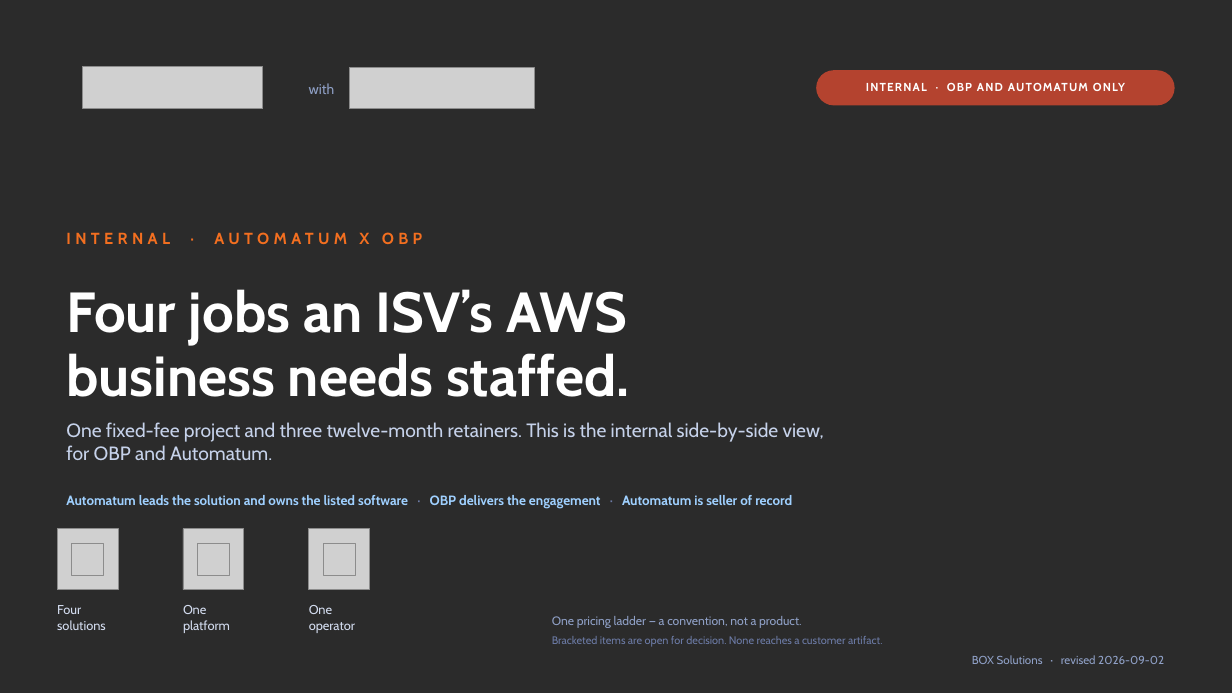
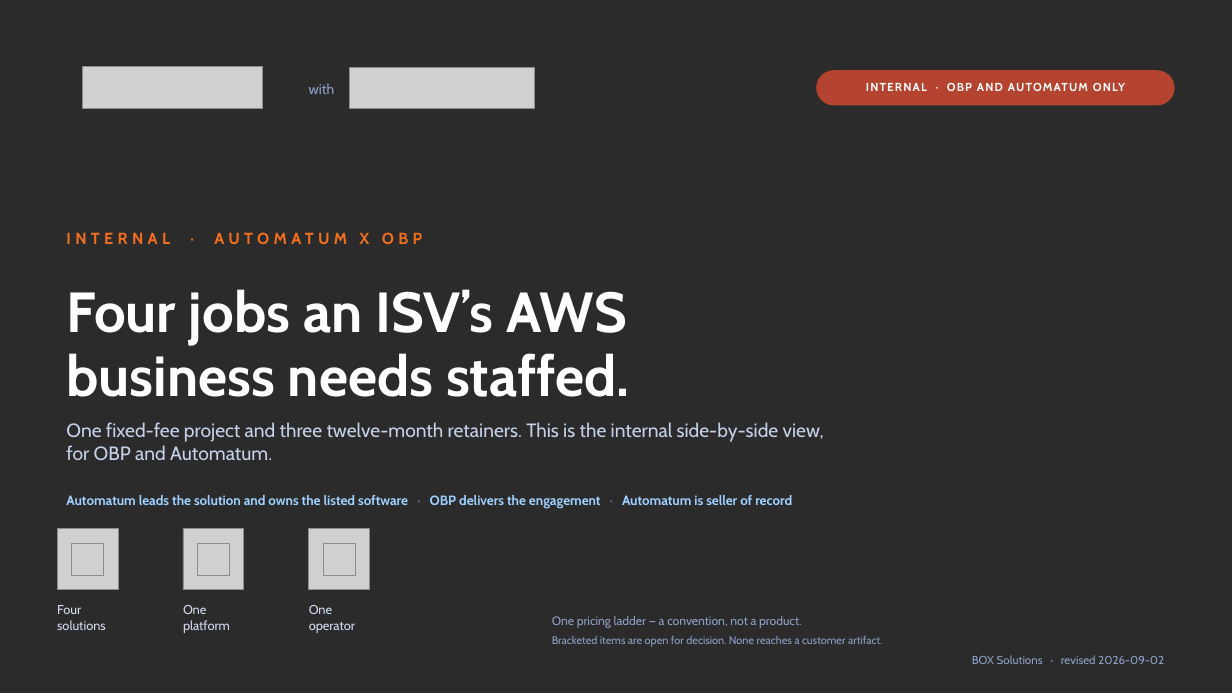
Before and after one commit to KianteEvans/barberbook, a slide deck: slide 1 of docs/deck/BOX_Solutions_Revised.pptx. Drawn at 1232x693 pixels with LibreOffice and Linux fonts; fonts in the diff are those of the drawing; grey boxes stand for pictures; background and template pictures are left out; a plain dark background stands for a picture behind light text. Boxes give left, top, right and bottom in pixels: in the first picture for what was removed or moved away, otherwise in the second. Text is boxed around its words. In the diff, an @@ line names an element or a change of style, - is before the commit and + after.

```diff
--- a/docs/deck/BOX_Solutions_Revised.pptx
+++ b/docs/deck/BOX_Solutions_Revised.pptx
@@ text "Bracketed items are open for ..." at (552, 636, 882, 647): text colour #6C7BA6 to #8FA0C6 @@
```
Also in this commit, not shown: 11 other slides changed, 1 other file.
